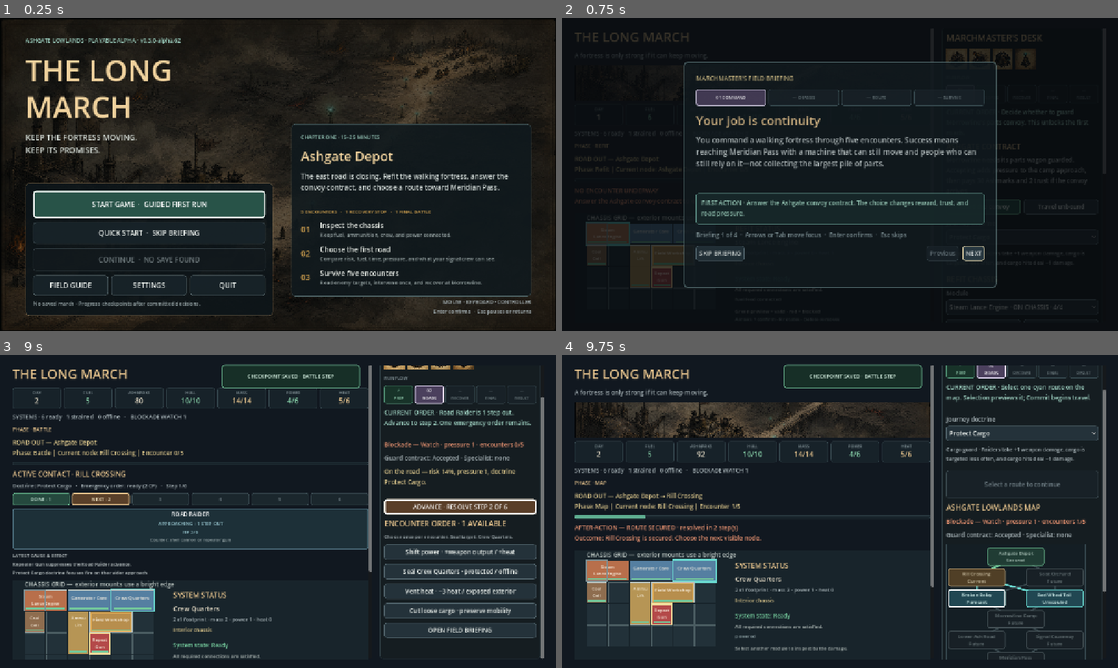
Above: before the commit, frames 1-4 (two rows, left to right).
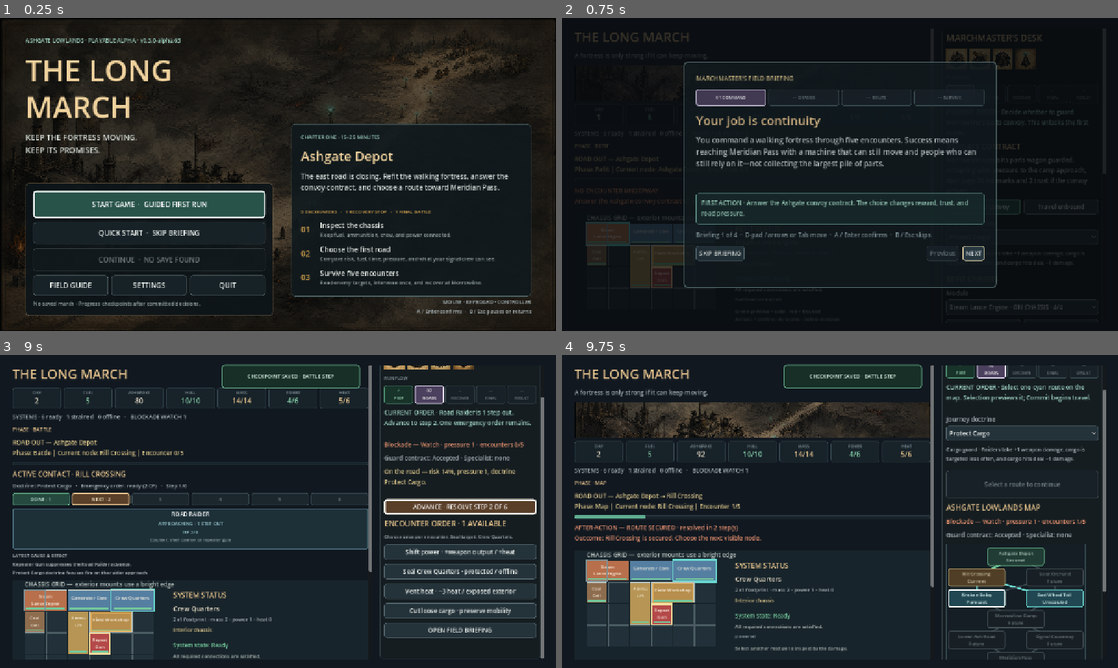
Above: after the commit, the same moments.

Repository: raphaelroshan/the-long-march
Game: Godot game, scene res://scenes/App.tscn
Two runs of this game, one before a commit and one after it. Both use one fixed random seed, a clock stepped at 60 frames per second and the inputs below.
Inputs:
- Up to frame 1 (0.25 s): no input
- Up to frame 2 (0.75 s): click "START GAME · GUIDED FIRST RUN" at 0.5 s
- Up to frame 3 (9 s): click "SKIP BRIEFING" at 1.25 s; click "Guard the convoy" at 2 s; click "Protect Cargo" at 2.75 s; click "Steam Lance Engine · ON CHASS…" at 3.5 s; click "Rotate" at 4.25 s; click "Crew Quarters · ON CHASSIS · …" at 5 s; click "Remove selected" at 5.75 s; click "Rill Crossing Known" at 6.5 s; click "Protect Cargo" at 7.25 s; click "COMMIT · Rill Crossing 1 DAY …" at 8 s; click "ADVANCE · RESOLVE STEP 1 OF 6" at 8.75 s
- Up to frame 4 (9.75 s): click "ADVANCE · RESOLVE STEP 2 OF 6" at 9.5 s

The runs differ from the first frame. In frame 1, 0.1% of the frame differs, in the area x 32-96%, y 6-95%; in frame 2, 0.2%, in the area x 33-67%, y 68-71%; in frame 3, less than 0.1%; in frame 4, nothing differs.

Commit message:
Expose controller guidance in menus

Diff:
--- a/project.godot
+++ b/project.godot
@@ -4,7 +4,7 @@
 
 [application]
 config/name="The Long March"
-config/version="0.3.0-alpha.62"
+config/version="0.3.0-alpha.63"
 run/main_scene="res://scenes/App.tscn"
 config/features=PackedStringArray("4.4", "GL Compatibility")
 
--- a/src/ui/app.gd
+++ b/src/ui/app.gd
@@ -289,7 +289,7 @@
 	stage.add_child(_stage_rule("03", "Survive five encounters", "Read enemy targets, intervene once, and recover at Morrowline."))
 
 	var controls := Label.new()
-	controls.text = "MOUSE · KEYBOARD · CONTROLLER\nEnter confirms  ·  Esc pauses or returns"
+	controls.text = "MOUSE · KEYBOARD · CONTROLLER\nA / Enter confirms  ·  B / Esc pauses or returns"
 	controls.horizontal_alignment = HORIZONTAL_ALIGNMENT_RIGHT
 	controls.add_theme_font_size_override("font_size", 12)
 	controls.add_theme_color_override("font_color", Color("#aab6ba"))
@@ -539,7 +539,8 @@
 	group.add_theme_constant_override("separation", 3)
 	parent.add_child(group)
 	var label := Label.new()
-	label.text = title
+	label.text = "%s · %s" % [title, detail]
+	label.autowrap_mode = TextServer.AUTOWRAP_WORD_SMART
 	label.add_theme_font_size_override("font_size", 11)
 	label.add_theme_color_override("font_color", Color("#98a8aa"))
 	group.add_child(label)
--- a/src/ui/main.gd
+++ b/src/ui/main.gd
@@ -767,7 +767,7 @@
 	onboarding_action_label.add_theme_color_override("font_color", Color("#aee4cf"))
 	action_panel.add_child(onboarding_action_label)
 	onboarding_progress_label = Label.new()
-	onboarding_progress_label.text = "Arrows or Tab move focus · Enter confirms · Esc skips"
+	onboarding_progress_label.text = "D-pad / arrows or Tab move · A / Enter confirms · B / Esc skips"
 	onboarding_progress_label.add_theme_color_override("font_color", Color("#8fa3a7"))
 	content.add_child(onboarding_progress_label)
 	var actions := HBoxContainer.new()
@@ -883,7 +883,7 @@
 	onboarding_title_label.text = String(step.title)
 	onboarding_body_label.text = String(step.body)
 	onboarding_action_label.text = String(step.action)
-	onboarding_progress_label.text = "Briefing %d of %d  ·  Arrows or Tab move focus  ·  Enter confirms  ·  Esc %s" % [onboarding_step + 1, ONBOARDING_STEPS.size(), "closes" if onboarding_reopened else "skips"]
+	onboarding_progress_label.text = "Briefing %d of %d  ·  D-pad / arrows or Tab move  ·  A / Enter confirms  ·  B / Esc %s" % [onboarding_step + 1, ONBOARDING_STEPS.size(), "closes" if onboarding_reopened else "skips"]
 	for index in range(onboarding_step_panels.size()):
 		var panel := onboarding_step_panels[index]
 		var label := onboarding_step_labels[index]
--- a/tests/test_app_shell.gd
+++ b/tests/test_app_shell.gd
@@ -57,6 +57,7 @@
 	await process_frame
 	_expect(app.settings_view.visible and app.display_mode_button.has_focus(), "Settings should open without starting a run")
 	_expect(app.settings_context_label.text.begins_with("TITLE MENU") and app.settings_close_button.text == "BACK TO TITLE", "title Settings should identify and return to the title menu")
+	_expect(_tree_contains_text(app.settings_view, "Switch between a window") and _tree_contains_text(app.settings_view, "Save after committed decisions"), "Settings should expose consequences without requiring mouse-only tooltips")
 	_expect(app.autosave_button.get_node_or_null(app.autosave_button.focus_neighbor_bottom) == app.settings_close_button and app.settings_close_button.get_node_or_null(app.settings_close_button.focus_neighbor_top) == app.autosave_button, "Settings navigation should skip unavailable one-shot actions")
 	_expect(app.settings_close_button.get_node_or_null(app.settings_close_button.focus_neighbor_bottom) == app.display_mod …(190 unchanged characters)…
 	app.display_mode_button.pressed.emit()
--- a/tests/test_prototype_flow.gd
+++ b/tests/test_prototype_flow.gd
@@ -74,6 +74,7 @@
 	_expect(game.onboarding_overlay.visible, "a first run should open the Marchmaster briefing")
 	_expect(game.ONBOARDING_STEPS.size() == 4 and game.onboarding_step_panels.size() == 4, "the guided briefing should use four concise, visible stages")
 	_expect(game.onboarding_next_button.get_node_or_null(game.onboarding_next_button.focus_neighbor_left) == game.onboarding_skip_button, "the first briefing step should route left around its disabled Previous action")
+	_expect(game.onboarding_progress_label.text.contains("D-pad") and game.onboarding_progress_label.text.contains("A / Enter"), "the briefing should name controller and keyboard navigation together")
 	_expect(game.onboarding_action_label.text.begins_with("FIRST ACTION"), "each briefing page should name a concrete player action")
 	_expect(game.guidance_label.text.begins_with("CURRENT ORDER") and game.guidance_label.text.contains("convoy"), "the opening objective should identify the contract decision")
 	_expect(game.how_to_play_button.text == "OPEN FIELD BRIEFING", "the live-stage help action should use the same player-facing name as the pause menu")
Not shown, changed: export_presets.cfg
Not shown, changed: docs/decision_log.md
